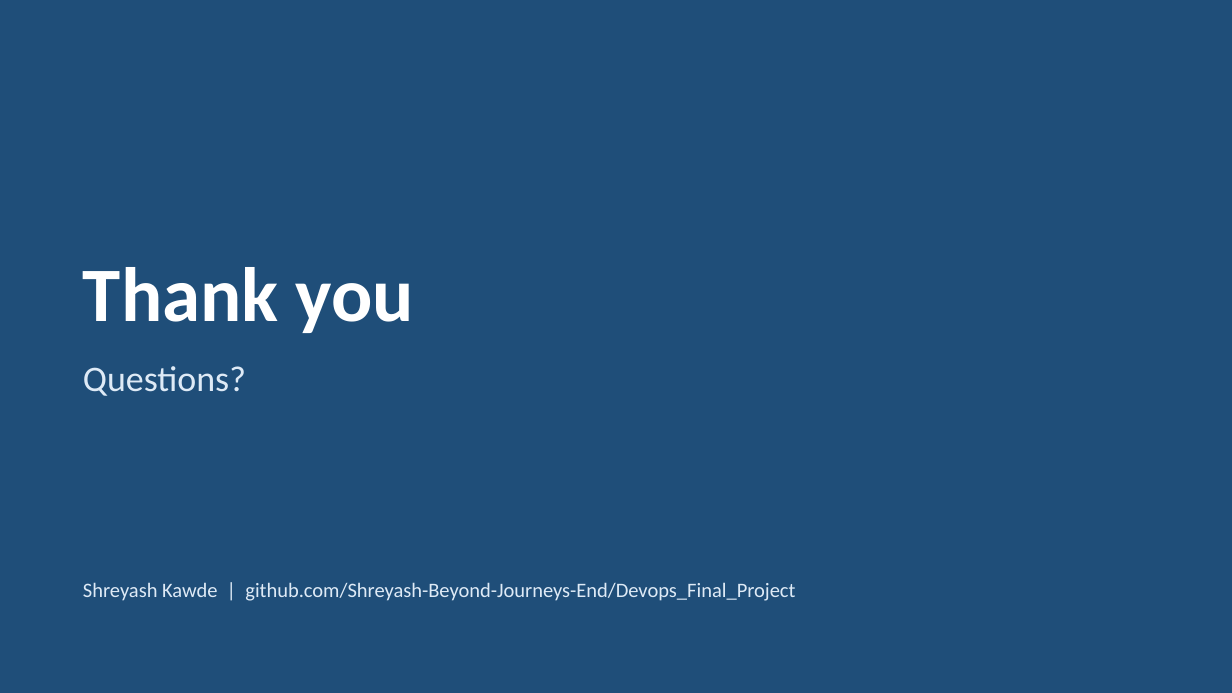
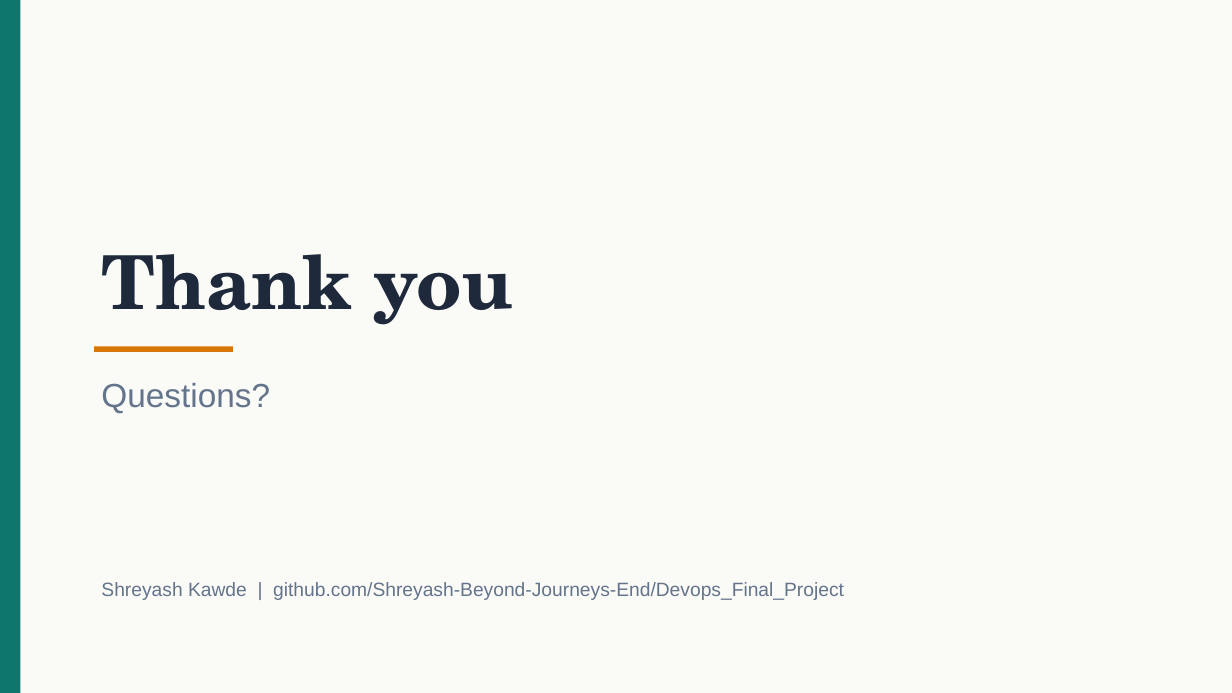
Before and after one commit to Shreyash-Beyond-Journeys-End/Devops_Final_Project, a slide deck: slide 25 of PlaceTrack-Capstone.pptx (slide 20 before the commit). Drawn at 1232x693 pixels with LibreOffice and Linux fonts; fonts in the diff are those of the drawing. Boxes give left, top, right and bottom in pixels: in the first picture for what was removed or moved away, otherwise in the second. Text is boxed around its words. In the diff, an @@ line names an element or a change of style, - is before the commit and + after.

```diff
--- a/PlaceTrack-Capstone.pptx
+++ b/PlaceTrack-Capstone.pptx
@@ rectangle at bbox=[0, 0, 1232, 693]: fill #1F4E79 to #FAFAF7; shadow off @@
@@ rectangle added at bbox=[0, 0, 20, 693], fill #0F766E @@
@@ text "Thank you": place and size @@
-text "Thank you" at bbox=[83, 267, 414, 333]
+text "Thank you" at bbox=[101, 254, 513, 325]
@@ text "Thank you" at bbox=[101, 254, 513, 325]: size 60 to 58 pt, font Calibri to TeX Gyre Schola, text colour #FFFFFF to #1E293B; less space between paragraphs @@
@@ rectangle added at bbox=[94, 347, 233, 352], fill #D97706 @@
@@ text "Questions?": place and size @@
-text "Questions?" at bbox=[83, 366, 246, 396]
+text "Questions?" at bbox=[101, 383, 270, 413]
@@ text "Questions?" at bbox=[101, 383, 270, 413]: size 28 to 26 pt, font Calibri to Arial, text colour #DEEAF6 to #64748B; less space between paragraphs @@
@@ text "Shreyash Kawde | github.com/Shreyash-Beyond-Journeys-End/Dev ...": place and size @@
-text "Shreyash Kawde | github.com/Shreyash-Beyond-Journeys-End/Dev ..." at bbox=[83, 582, 795, 601]
+text "Shreyash Kawde | github.com/Shreyash-Beyond-Journeys-End/Dev ..." at bbox=[101, 582, 844, 600]
@@ text "Shreyash Kawde | github.com/Shreyash-Beyond-Journeys-End/Dev ..." at bbox=[101, 582, 844, 600]: size 16 to 15 pt, font Calibri to Arial, text colour #DEEAF6 to #64748B; less space between paragraphs @@
```
Also in this commit, not shown: 10 other slides changed, 14 slides added, 9 slides removed, 1 other file.
